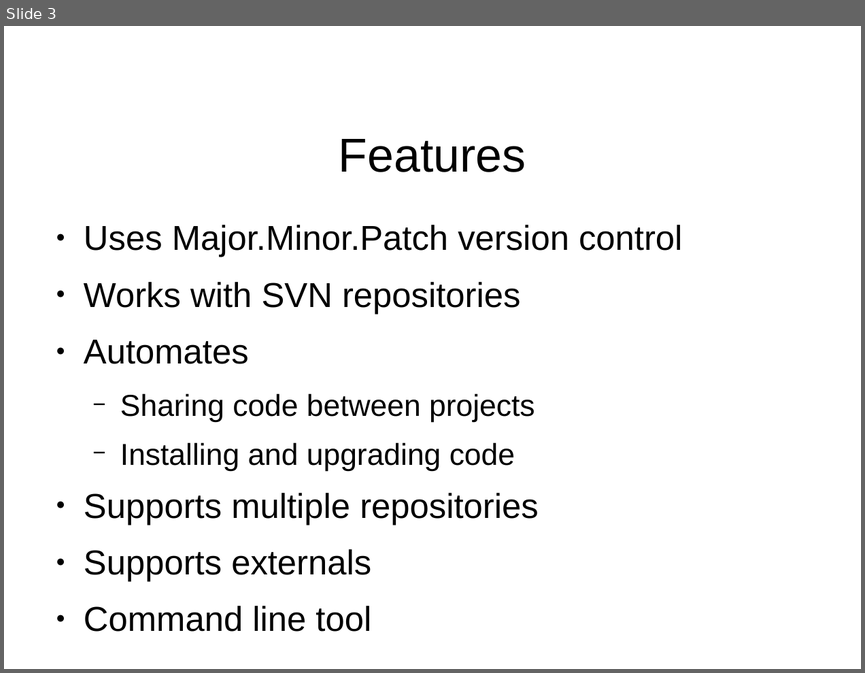
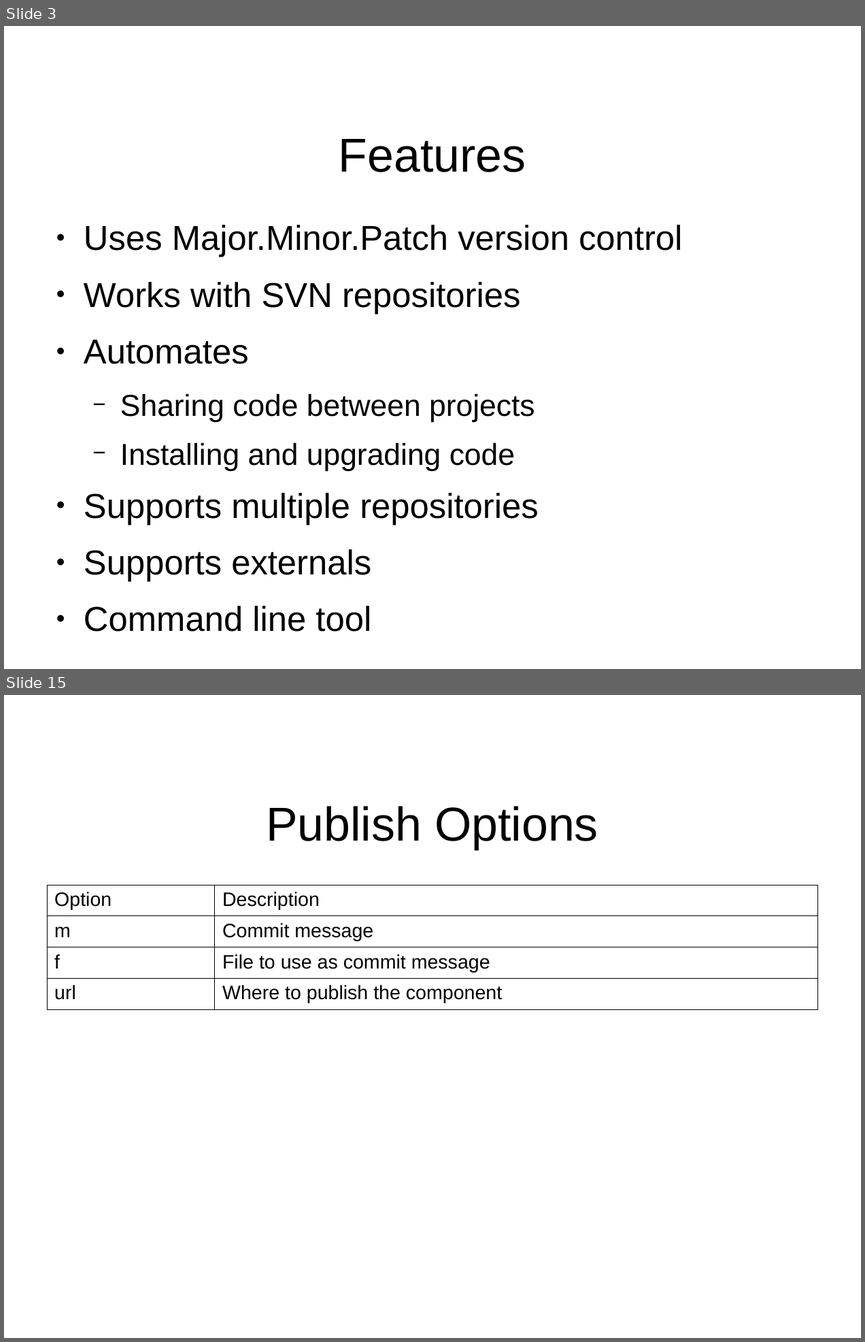
Before and after one commit to jeremiah-c-leary/hdl-component-manager, a slide deck: docs/presentations/hdl-component-manager.odp. Shown one above the other, each under a label of ours: slide 3 before the commit, slides 3 and 15 after it; the slides between them are not shown. The pictures are 865x673 and 865x1342 pixels, drawn with LibreOffice and Linux fonts; fonts in the diff are those of the drawing; background and template pictures are left out. Boxes give left, top, right and bottom in pixels: in the first picture for what was removed or moved away, otherwise in the second. Text is boxed around its words. In the diff, an @@ line names an element or a change of style, - is before the commit and + after.

```diff
--- a/docs/presentations/hdl-component-manager.odp
+++ b/docs/presentations/hdl-component-manager.odp
@@ slide 15 added at (x1=4, y1=695, x2=861, y2=1338), background #FFFFFF @@
@@ title added at (x1=266, y1=806, x2=598, y2=849), 44 pt, text #000000 @@
+Publish Options
@@ table added at (x1=47, y1=885, x2=818, y2=1006), 4 rows, 2 columns @@
+Option | Description
+m | Commit message
+f | File to use as commit message
+url | Where to publish the component
```
Also in this commit, not shown: 3 slides changed, 11 other slides added, 1 slide removed, 1 other file.
